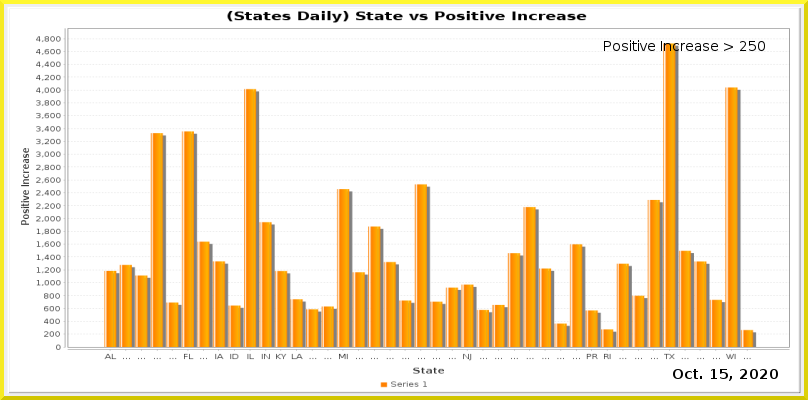
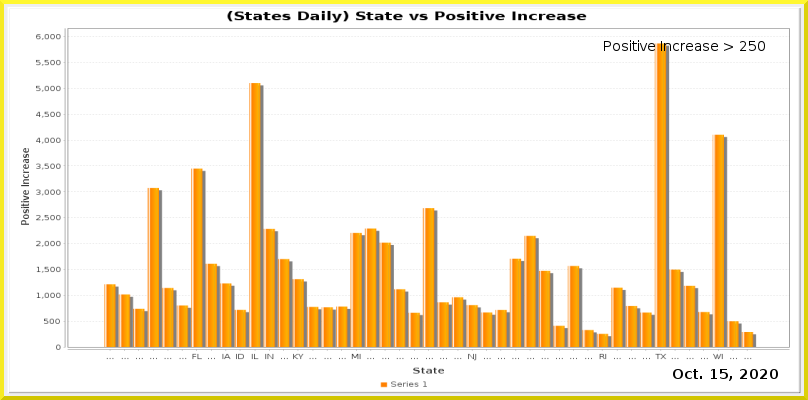
Before/after of a 808 x 400 layered artwork. What changed in the layer stack:
painted on "Date_vs_TestIncrease.png" over [36, 34, 790, 361]
